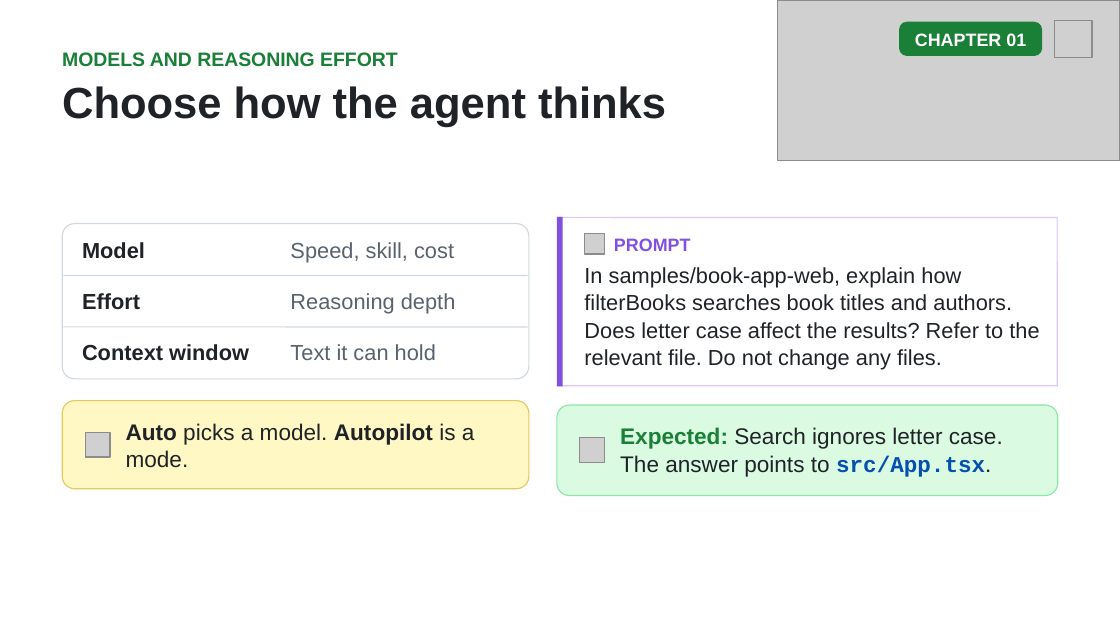
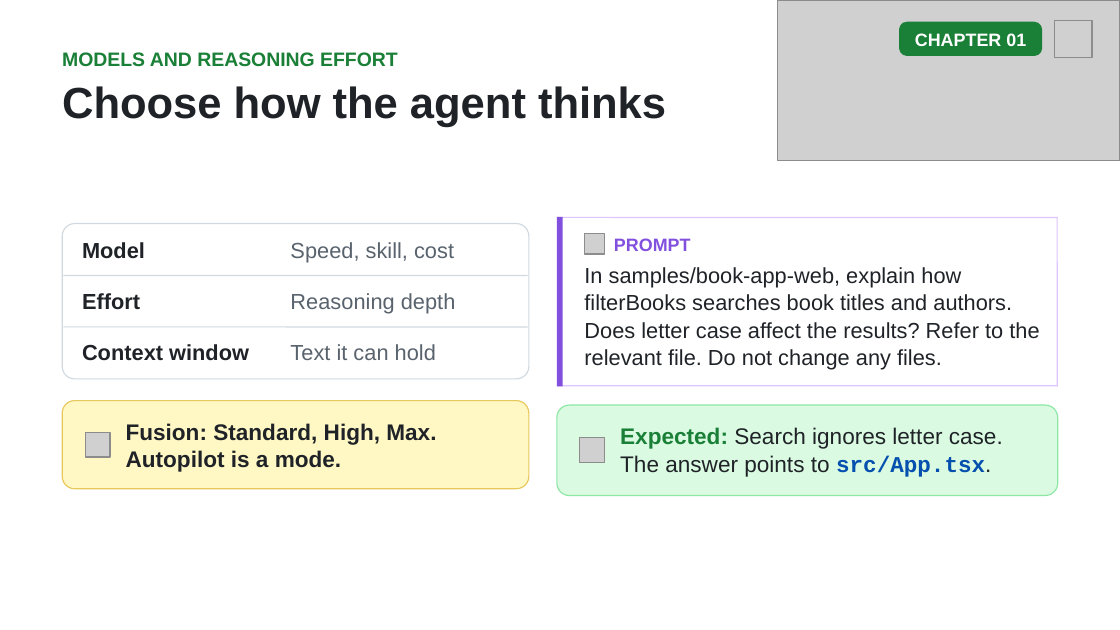
Before and after one commit to github/copilot-app-for-beginners, a slide deck: slide 14 of slides/01-tour-the-app.pptx. Drawn at 1120x630 pixels with LibreOffice and Linux fonts; fonts in the diff are those of the drawing; grey boxes stand for pictures. Boxes give left, top, right and bottom in pixels: in the first picture for what was removed or moved away, otherwise in the second. Text is boxed around its words. In the diff, an @@ line names an element or a change of style, - is before the commit and + after.

```diff
--- a/slides/01-tour-the-app.pptx
+++ b/slides/01-tour-the-app.pptx
@@ text at bbox=[126, 423, 436, 472]: text changed; bold on @@
-Auto picks a model. Autopilot is a mode.
+Fusion: Standard, High, Max. Autopilot is a mode.
```
Also in this commit, not shown: 2 other slides changed, 7 other files.
